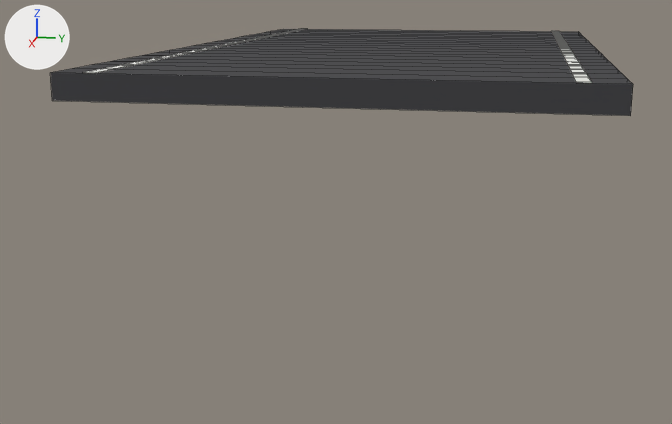
The FBX model assets/roads/SM_Road_OneLane_Straight10m.fbx as it was, and as the next commit left it.
Both versions are drawn from a 50 mm camera at (14.28, 1.98, 0.93) aimed at (0.38, -0.8, -2.54). The lights are fixed; the arrows at upper left show +X, +Y and +Z. The picture after the commit comes second. Mesh edges are drawn as thin lines.

The first picture shows 'SM_Road_OneLane_Straight10m.001'.
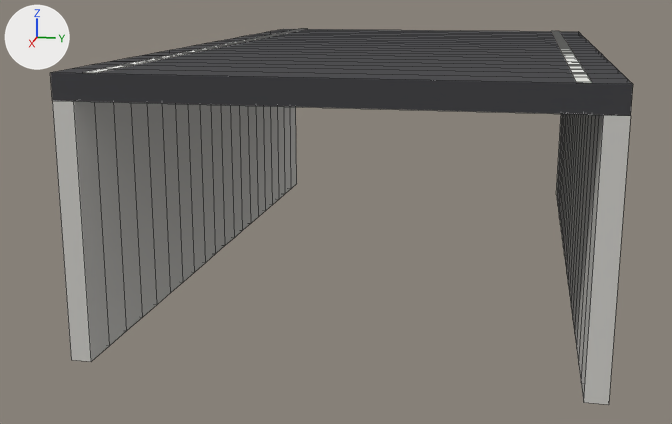
The change, as a list of edits to the scene's bpy script:
```text
Add mat_plinth:
    mat_plinth = principled_material('Plinth')
    mat_plinth.base_color = (0.6, 0.59, 0.56)  # light grey #cbcac5
    mat_plinth.roughness = 0.8
Change me_sm_road_onelane_straight10m_001:
    used by ob_sm_road_onelane_straight10m_001; location = (0.0, 0.0, 0.0)
    remove me_sm_road_onelane_straight10m_001.from_pydata(...)  # 252 vertices, 246 faces; spans x -5.0..5.0, y -3.0..3.0, z -0.3..0.01
    add me_sm_road_onelane_straight10m_001.from_pydata(...)  # 378 vertices, 410 faces; spans x -5.0..5.0, y -3.0..3.0, z -3.3..0.01
    me_sm_road_onelane_straight10m_001 part 1
    42 new vertices lie (0.0, 0.0, -3.0) away from vertices in x -5.0..5.0, y -3.0..3.0, z -0.3
    42 new vertices lie (0.0, 0.25, 0.0) away from vertices in x -5.0..5.0, y -3.0, z -3.3..-0.3
    42 new vertices lie (0.0, -0.25, 0.0) away from vertices in x -5.0..5.0, y 3.0, z -3.3..-0.3
    164 new faces join them, mat_plinth (light grey #cbcac5)
    add me_sm_road_onelane_straight10m_001.materials.append(mat_plinth)  # light grey #cbcac5
```

What differs and where, as boxes (x1, y1, x2, y2) in the pictures (672 x 424 px):
'SM_Road_OneLane_Straight10m.001', reshaped (328% taller)
    before: (51, 29, 633, 116)
    after: (51, 29, 633, 405)
part 1 of me_sm_road_onelane_straight10m_001, added
    after: (53, 101, 631, 405)
